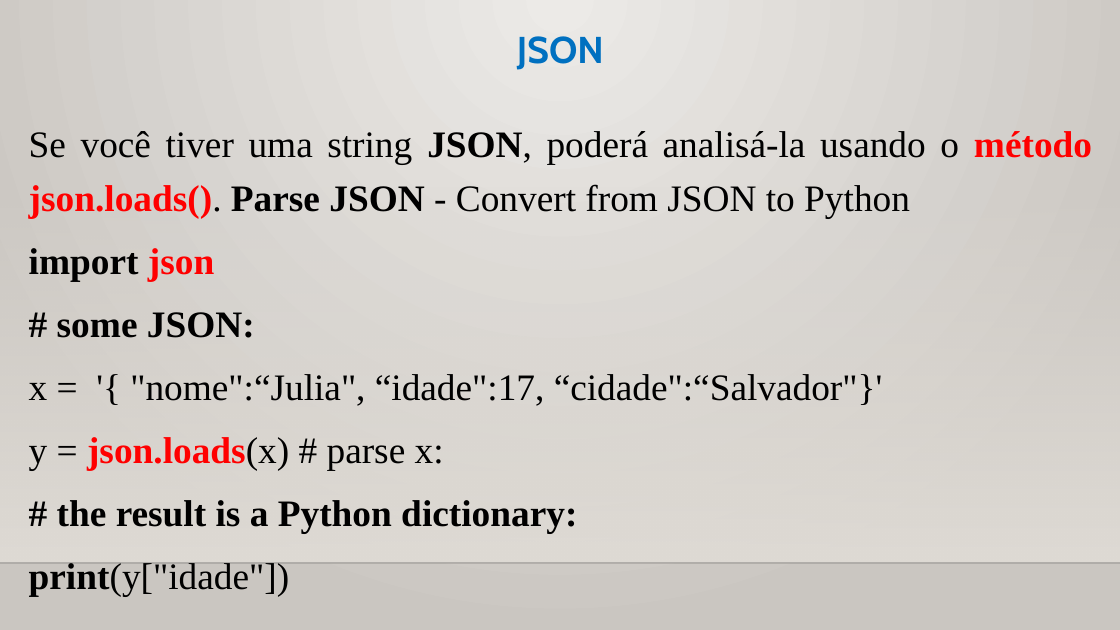
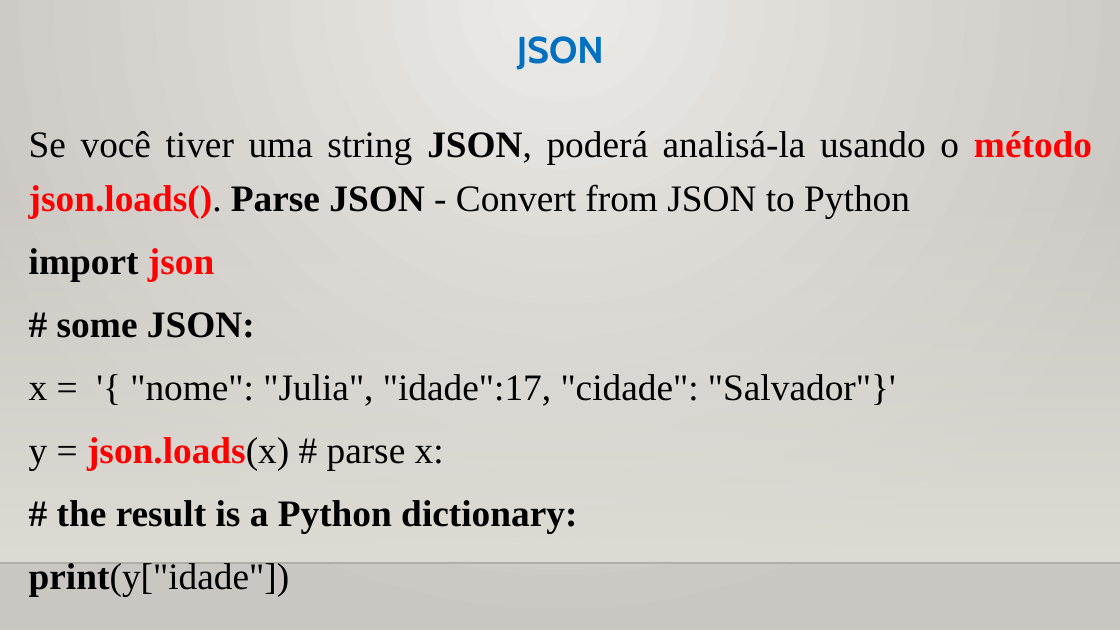
Before and after one commit to CloudEducationBrazil/WydenPythonParadigmas, a slide deck: slide 4 of 01 Classes/Aula 10 Programação Python - Arquivos e JSON.pptx. Drawn at 1120x630 pixels with LibreOffice and Linux fonts; fonts in the diff are those of the drawing; background and template pictures are left out. Boxes give left, top, right and bottom in pixels: in the first picture for what was removed or moved away, otherwise in the second. Text is boxed around its words. In the diff, an @@ line names an element or a change of style, - is before the commit and + after.

```diff
--- a/01 Classes/Aula 10 Programação Python - Arquivos e JSON.pptx
+++ b/01 Classes/Aula 10 Programação Python - Arquivos e JSON.pptx
@@ text at [29,374,896,406]: text changed @@
-x = '{ "nome":“Julia", “idade":17, “cidade":“Salvador"}'
+x = '{ "nome": "Julia", "idade":17, "cidade": "Salvador"}'
```
Also in this commit, not shown: 6 other slides changed.
